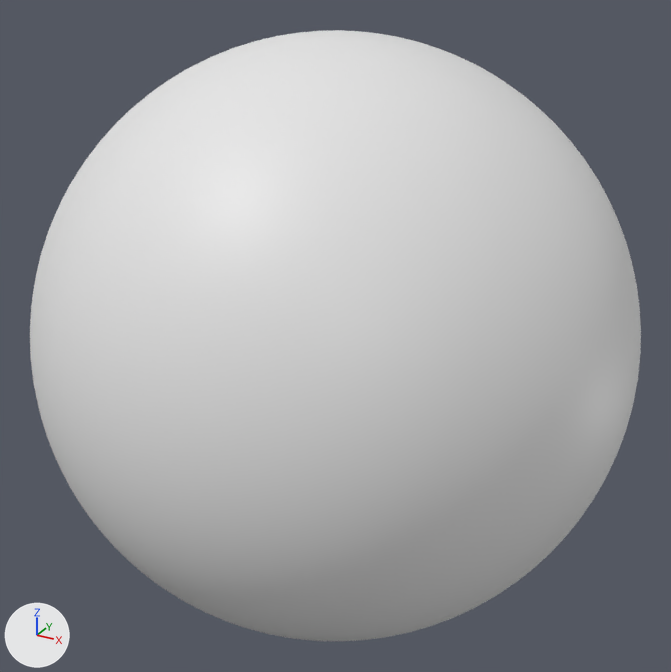
Before and after pictures for a commit that changed the Blender file Requiem/Assets/Resources/Models/Planet.blend.
Rendered twice from a 50 mm lens placed at (14.17, -25.75, 12.88), pointed at (0.0, 0.0, 0.0). Arrows for +X, +Y and +Z are at lower left; the lights stay in place.

Script lines for the objects in view, before the commit:
```python
me_icosphere = bpy.data.meshes.new('Icosphere')
me_icosphere.from_pydata(...)  # 2562 vertices, 5120 faces; spans x -10.0..10.0, y -10.0..10.0, z -10.0..10.0
me_icosphere.polygons.foreach_set('use_smooth', [True] * 5120)
ob_planet = bpy.data.objects.new('Planet', me_icosphere)
ob_planet.location = (0.0, 0.0, 0.0)
```
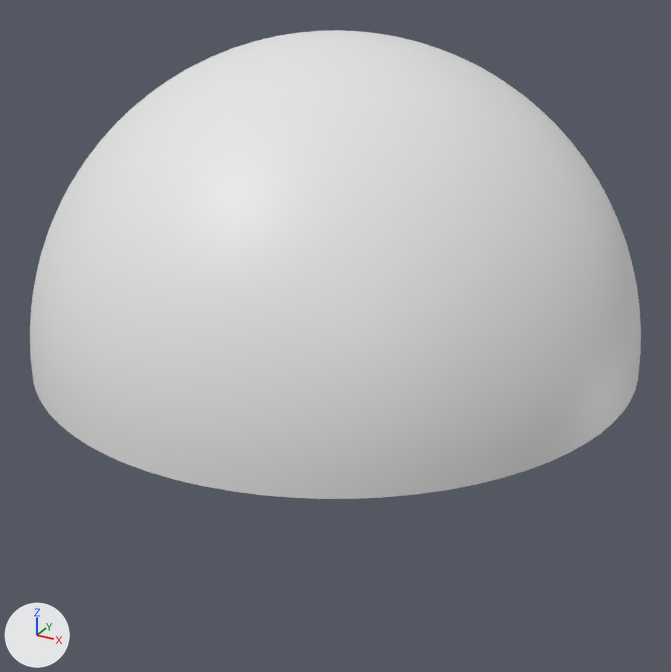
The change, as a diff of the scene's bpy script:
```diff
--- a/Requiem/Assets/Resources/Models/Planet.blend.py
+++ b/Requiem/Assets/Resources/Models/Planet.blend.py
@@ me_icosphere @@
 # used by ob_planet; location = (0.0, 0.0, 0.0)
-me_icosphere.from_pydata(...)  # 2562 vertices, 5120 faces; spans x -10.0..10.0, y -10.0..10.0, z -10.0..10.0
+me_icosphere.from_pydata(...)  # 1321 vertices, 2560 faces; spans x -10.0..10.0, y -10.0..10.0, z 0.0..10.0
+# me_icosphere part 1: 1241 vertices removed from x -10.0..10.0, y -10.0..10.0, z -10.0..-0.7
```

Pixel boxes (x1, y1, x2, y2) of what changed, in the pictures (671 x 672 px):
'Planet', reshaped (23% shorter)
    before: (30, 30, 641, 641)
    after: (30, 30, 641, 499)
part 1 of me_icosphere, deleted
    before: (34, 381, 638, 641)
